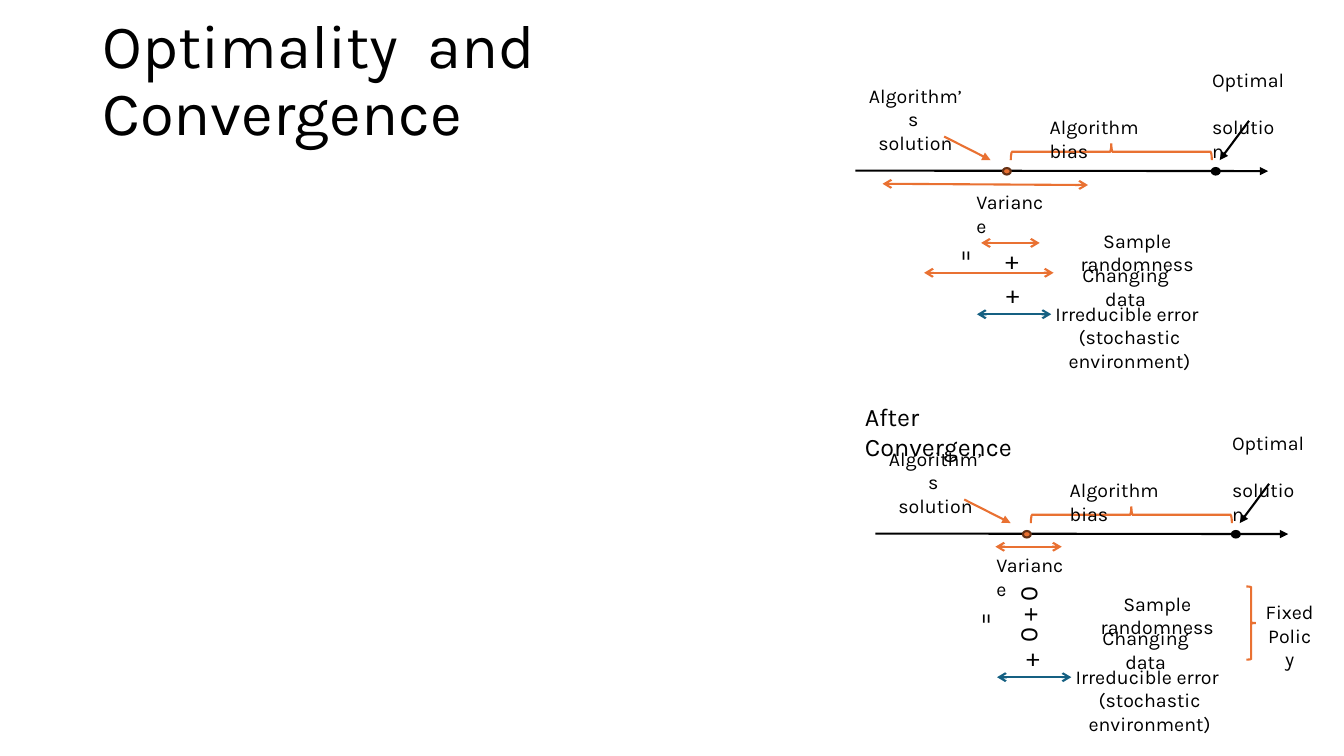
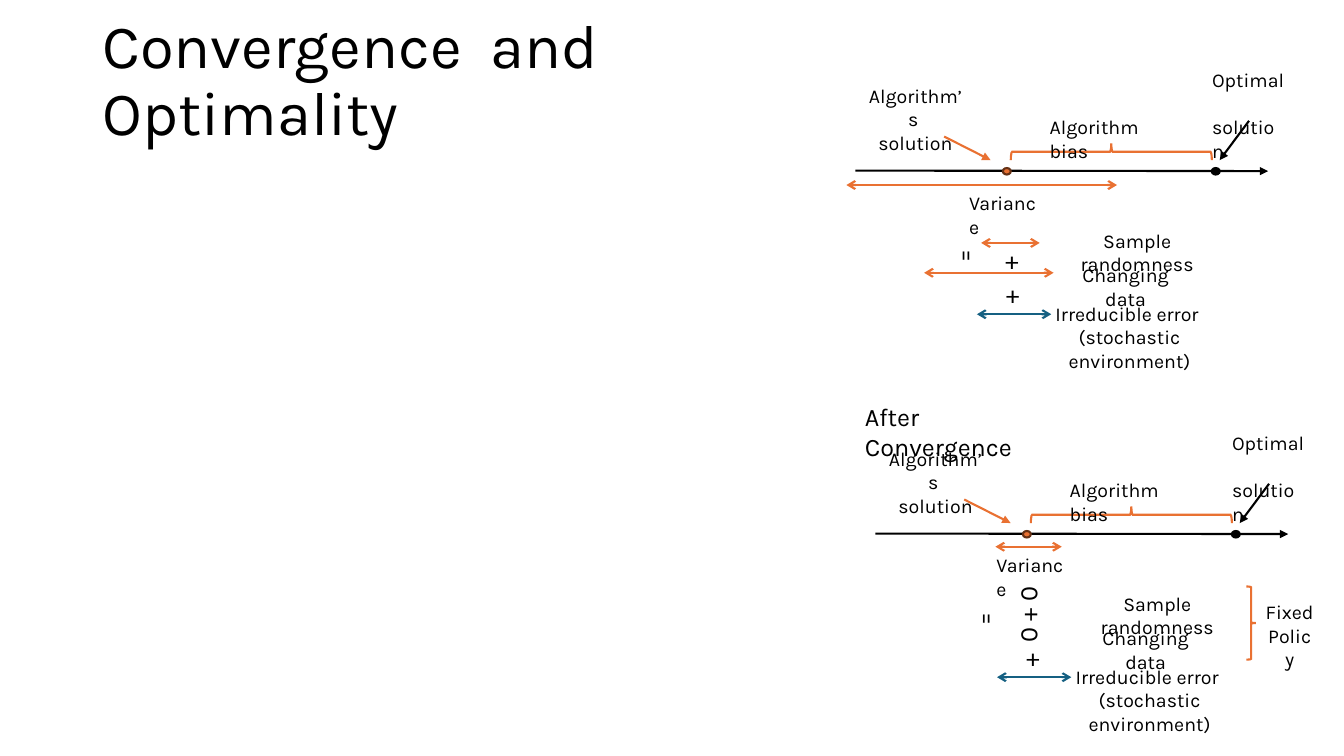
Before and after one commit to mhahsler/Introduction_to_Reinforcement_Learning, a slide deck: slide 33 of slides/Lecture_Chapter01.pptx. Drawn at 1344x756 pixels with LibreOffice and Linux fonts; fonts in the diff are those of the drawing; grey boxes stand for pictures. Boxes give left, top, right and bottom in pixels: in the first picture for what was removed or moved away, otherwise in the second. Text is boxed around its words. In the diff, an @@ line names an element or a change of style, - is before the commit and + after.

```diff
--- a/slides/Lecture_Chapter01.pptx
+++ b/slides/Lecture_Chapter01.pptx
@@ title at bbox=[102, 26, 598, 150]: text changed @@
-Optimality and Convergence
+Convergence and Optimality
@@ double arrow moved from (883, 184) - (1088, 186) to (847, 186) - (1117, 186) @@
@@ text "Variance": place and size @@
-text "Variance" at bbox=[967, 186, 1063, 220]
+text "Variance" at bbox=[960, 187, 1056, 221]
```
Also in this commit, not shown: 2 other slides changed, 1 other file.
